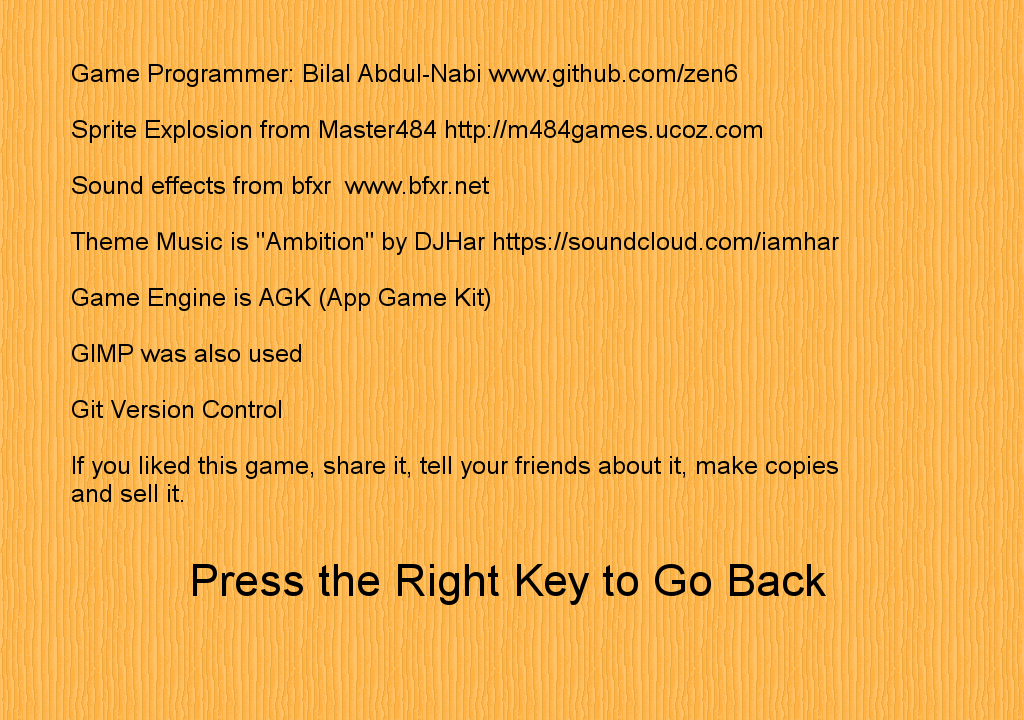
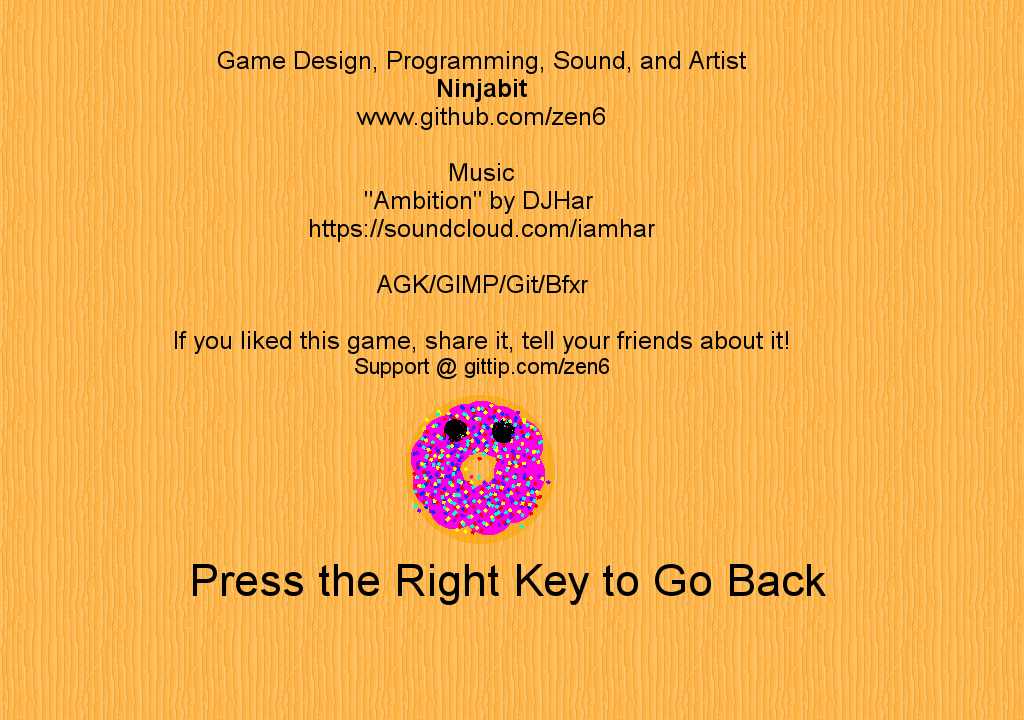
Layered file, before and after one edit (1024×720). Changes by layer:
added layer "Pasted Layer" above "Press the Right Key to Go Back" over <box>406,395,555,544</box>
renamed "Game Programmer: Bilal Abdul-N..." to "Game Design, Programming, Soun...", painted on it over <box>71,51,839,502</box>
